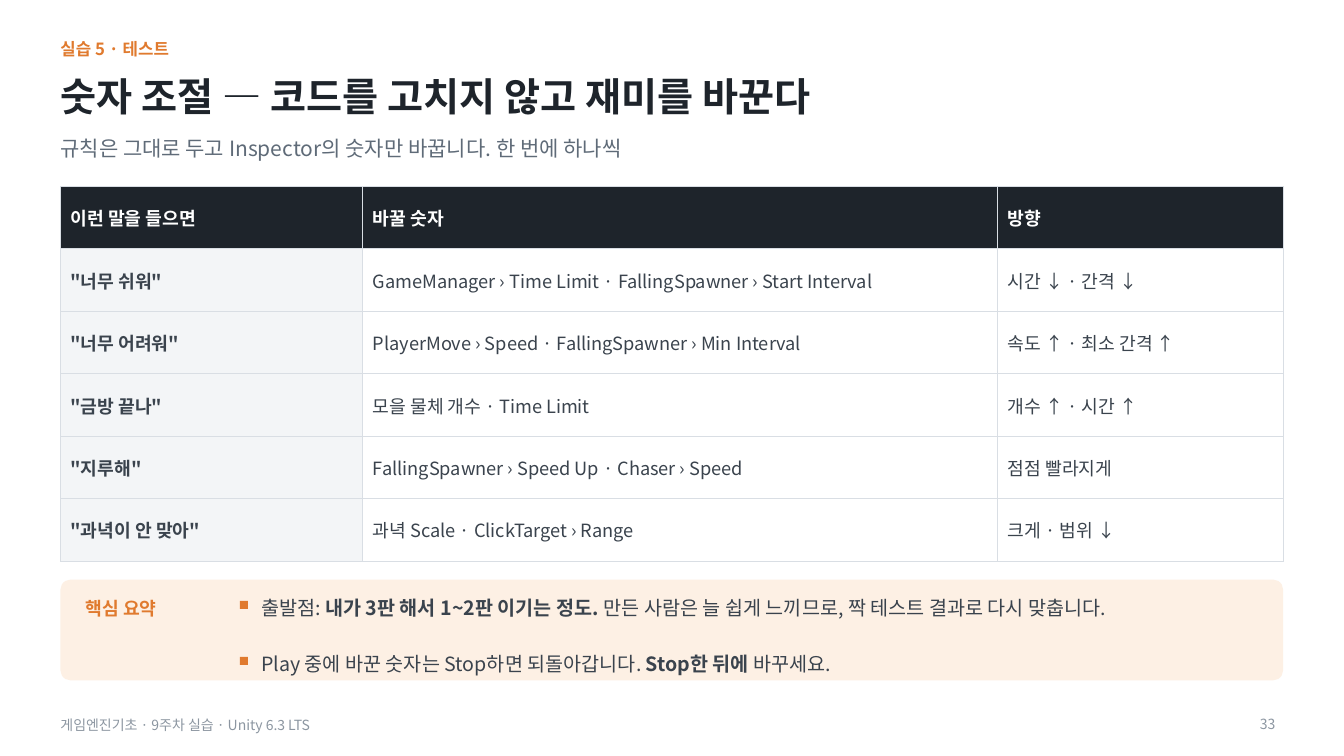
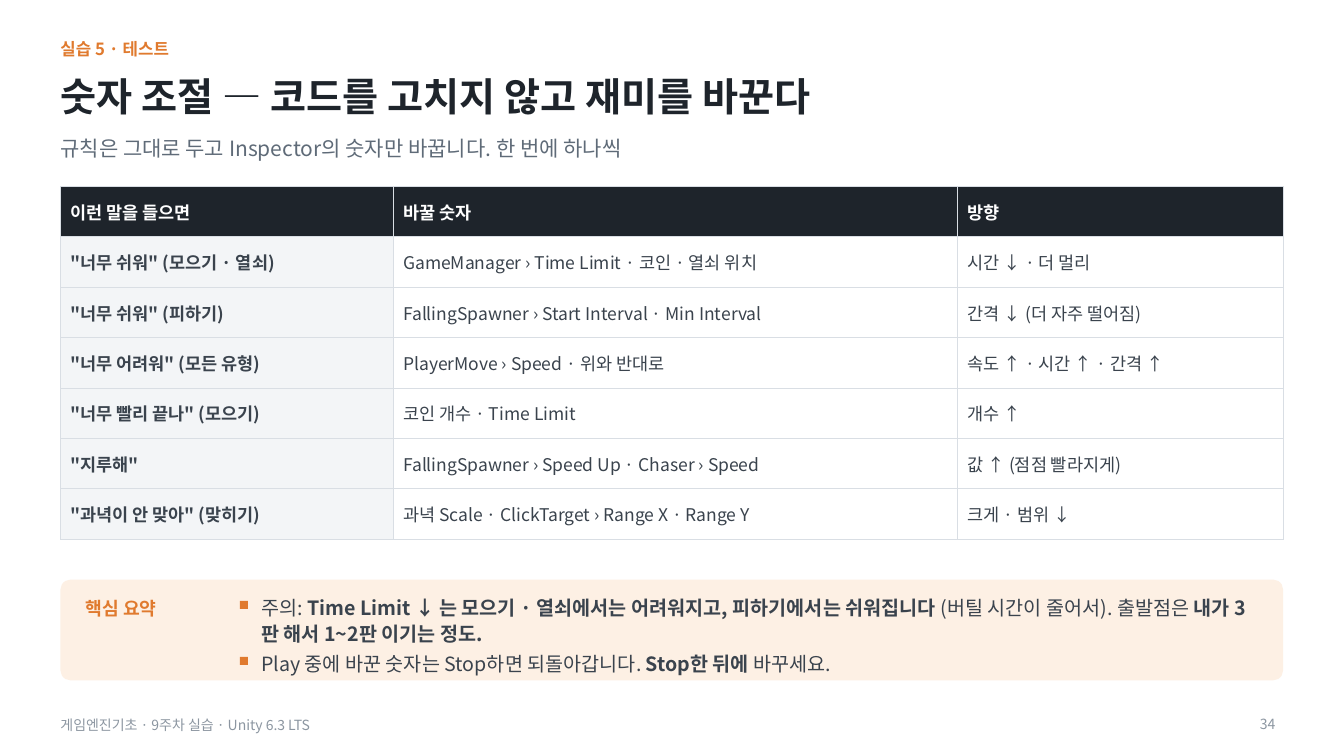
Before and after one commit to iplay-garden/game-engine-basics, a slide deck: slide 34 of 9주차/한국어/게임엔진기초_9주차_오프라인_실습슬라이드.pptx (slide 33 before the commit). Drawn at 1344x756 pixels with LibreOffice and Linux fonts; fonts in the diff are those of the drawing. Boxes give left, top, right and bottom in pixels: in the first picture for what was removed or moved away, otherwise in the second. Text is boxed around its words. In the diff, an @@ line names an element or a change of style, - is before the commit and + after.

```diff
--- a/9주차/한국어/게임엔진기초_9주차_오프라인_실습슬라이드.pptx
+++ b/9주차/한국어/게임엔진기초_9주차_오프라인_실습슬라이드.pptx
@@ table at bbox=[60, 187, 1284, 530] @@
-row 2: "너무 쉬워" | GameManager › Time Limit · FallingSpawner › Start Interval | 시간 ↓ · 간격 ↓
-row 3: "너무 어려워" | PlayerMove › Speed · FallingSpawner › Min Interval | 속도 ↑ · 최소 간격 ↑
-row 4: "금방 끝나" | 모을 물체 개수 · Time Limit | 개수 ↑ · 시간 ↑
-row 5: "지루해" | FallingSpawner › Speed Up · Chaser › Speed | 점점 빨라지게
-row 6: "과녁이 안 맞아" | 과녁 Scale · ClickTarget › Range | 크게 · 범위 ↓
+row 2: "너무 쉬워" (모으기 · 열쇠) | GameManager › Time Limit · 코인 · 열쇠 위치 | 시간 ↓ · 더 멀리
+row 3: "너무 쉬워" (피하기) | FallingSpawner › Start Interval · Min Interval | 간격 ↓ (더 자주 떨어짐)
+row 4: "너무 어려워" (모든 유형) | PlayerMove › Speed · 위와 반대로 | 속도 ↑ · 시간 ↑ · 간격 ↑
+row 5: "너무 빨리 끝나" (모으기) | 코인 개수 · Time Limit | 개수 ↑
+row 6: "지루해" | FallingSpawner › Speed Up · Chaser › Speed | 값 ↑ (점점 빨라지게)
+row 7: "과녁이 안 맞아" (맞히기) | 과녁 Scale · ClickTarget › Range X · Range Y | 크게 · 범위 ↓
@@ text at bbox=[261, 598, 1230, 643]: text changed; bold on @@
-출발점: 내가 3판 해서 1~2판 이기는 정도. 만든 사람은 늘 쉽게 느끼므로, 짝 테스트 결과로 다시 맞춥니다.
+주의: Time Limit ↓ 는 모으기 · 열쇠에서는 어려워지고, 피하기에서는 쉬워집니다 (버틸 시간이 줄어서). 출발점은 내가 3판 해서 1~2판 이기는 정도.
@@ page number at bbox=[1260, 718, 1276, 729]: text changed @@
-33
+34
```
Also in this commit, not shown: 15 other slides changed, 1 slide added, 10 other files.
